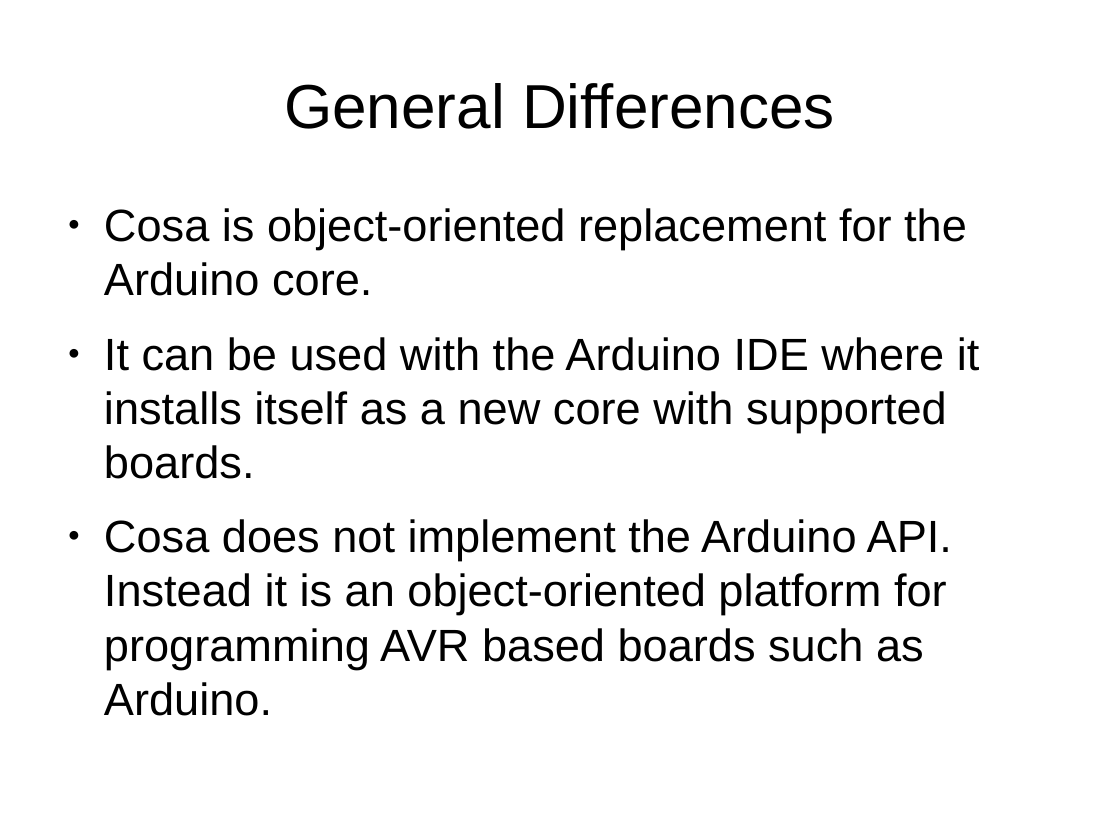
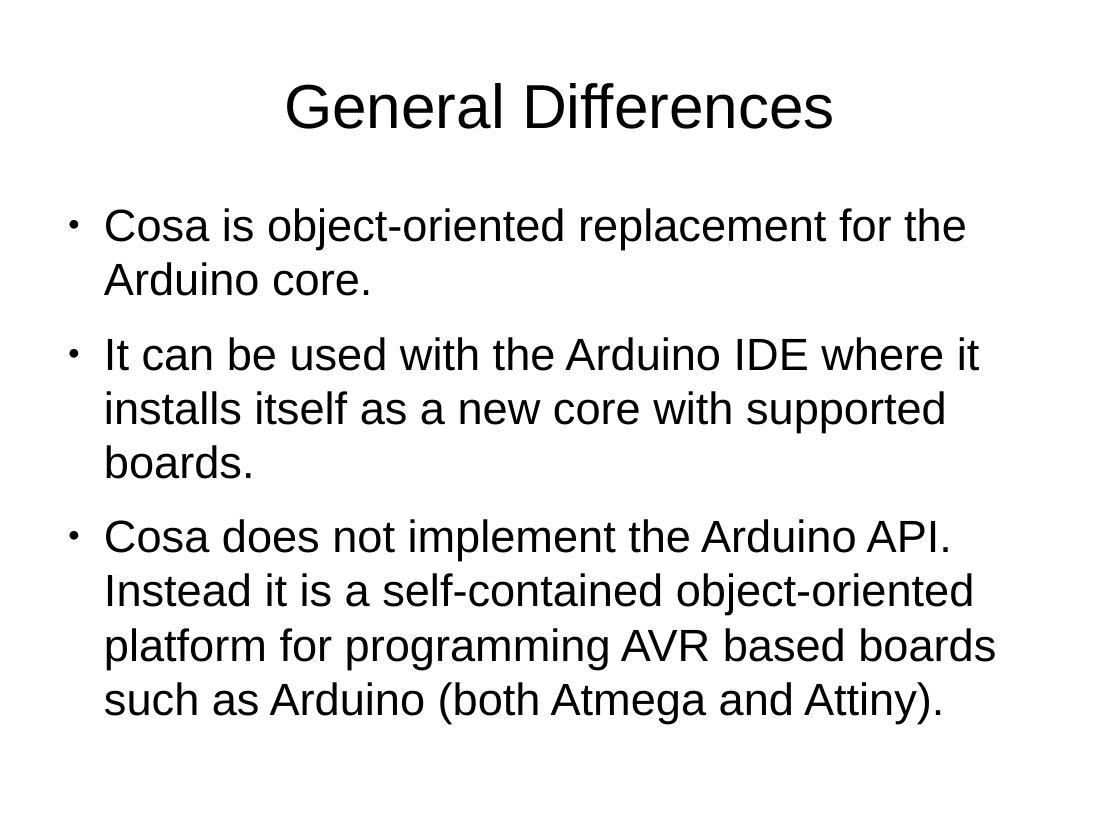
Before and after one commit to mikaelpatel/Cosa-Dolce, a slide deck: slide 3 of Lessons/00.Arduino-examples/Arduino-examples.odp. Drawn at 1120x840 pixels with LibreOffice and Linux fonts; fonts in the diff are those of the drawing. Boxes give left, top, right and bottom in pixels: in the first picture for what was removed or moved away, otherwise in the second. Text is boxed around its words. In the diff, an @@ line names an element or a change of style, - is before the commit and + after.

```diff
--- a/Lessons/00.Arduino-examples/Arduino-examples.odp
+++ b/Lessons/00.Arduino-examples/Arduino-examples.odp
@@ text at [104, 519, 996, 723]: text changed @@
-● Cosa does not implement the Arduino API. Instead it is an object-oriented platform for programming AVR based boards such as Arduino.
+● Cosa does not implement the Arduino API. Instead it is a self-contained object-oriented platform for programming AVR based boards such as Arduino (both Atmega and Attiny).
```
Also in this commit, not shown: 6 other slides changed, 1 slide added, 7 other files.
